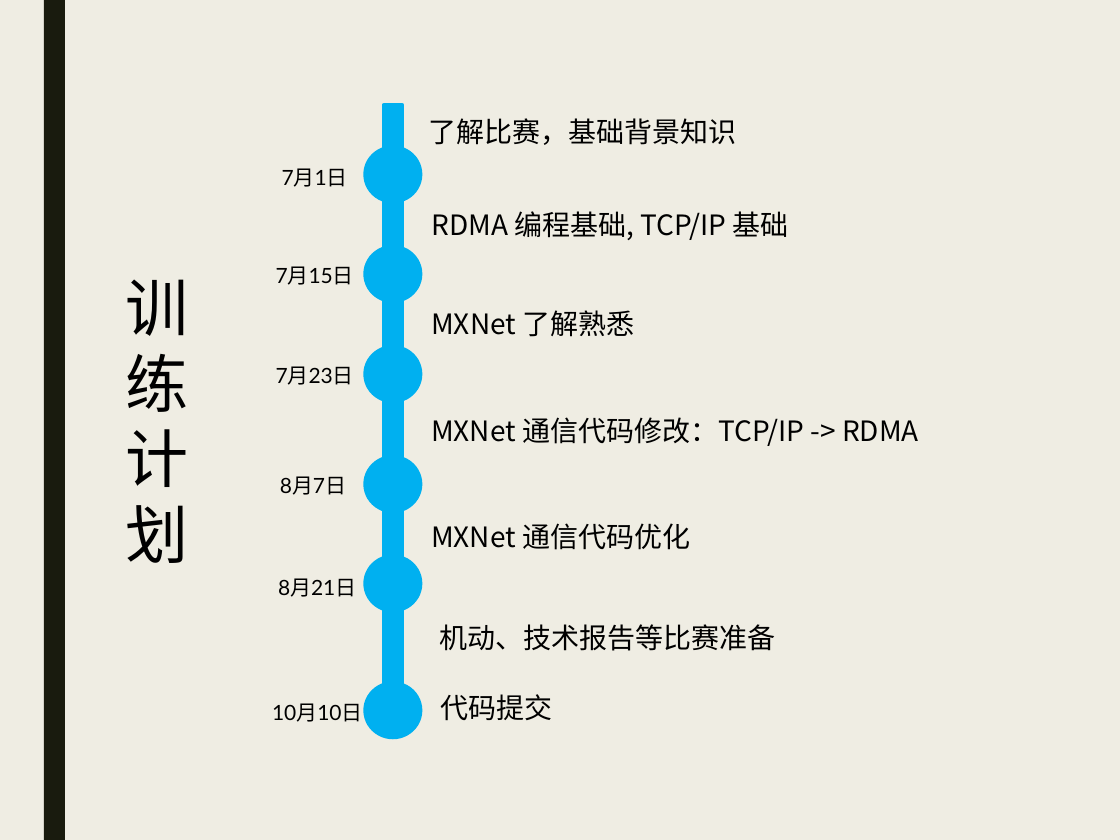
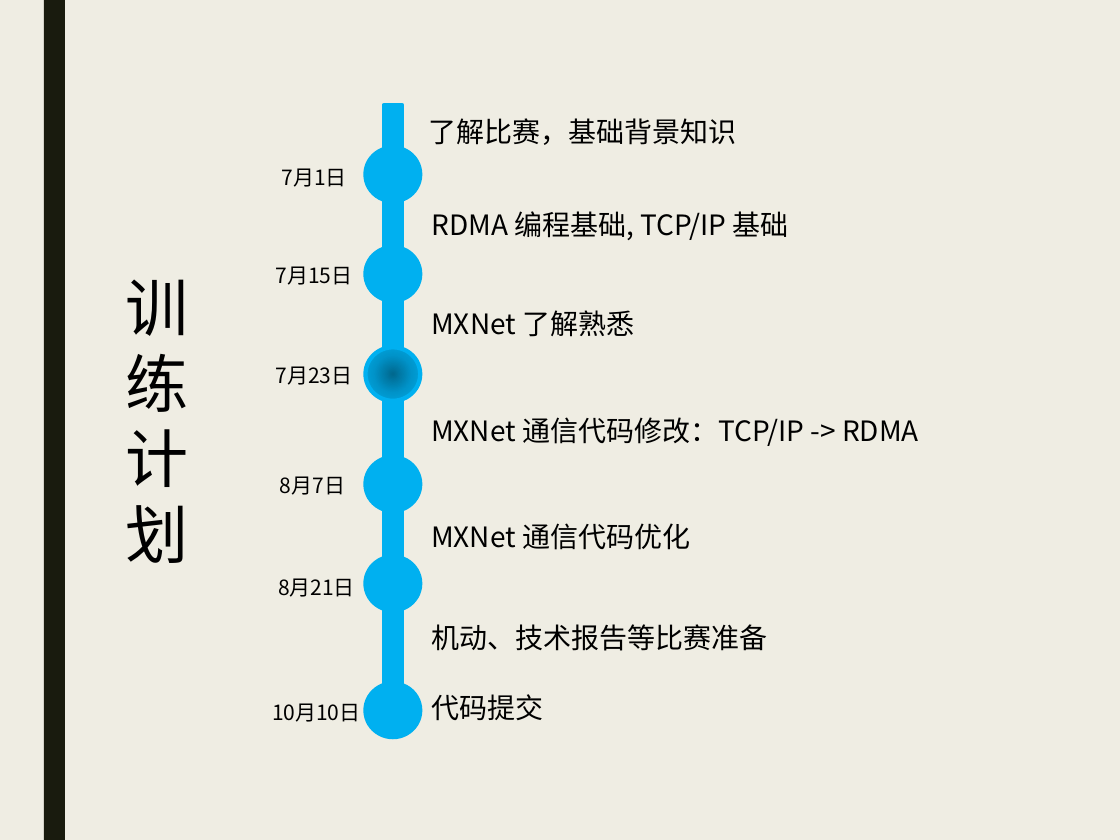
Before and after one commit to DavaiZa/ReadingNotes, a slide deck: slide 7 of RDMA2017/presentations/Week3.pptx (slide 2 before the commit). Drawn at 1120x840 pixels with LibreOffice and Linux fonts; fonts in the diff are those of the drawing. Boxes give left, top, right and bottom in pixels: in the first picture for what was removed or moved away, otherwise in the second. Text is boxed around its words. In the diff, an @@ line names an element or a change of style, - is before the commit and + after.

```diff
--- a/RDMA2017/presentations/Week3.pptx
+++ b/RDMA2017/presentations/Week3.pptx
@@ ellipse at (365, 347, 420, 401): fill #00B0F0 to gradient #00688E to #0094CA to #00B0F0 @@
@@ text "机动、技术报告等比赛准备": place and size @@
-text "机动、技术报告等比赛准备" at (439, 624, 775, 651)
+text "机动、技术报告等比赛准备" at (431, 624, 767, 651)
@@ text "代码提交": place and size @@
-text "代码提交" at (441, 694, 553, 721)
+text "代码提交" at (431, 694, 543, 721)
@@ font Lato to Noto Sans CJK SC in 6 elements at (282, 168, 347, 187), (276, 266, 353, 285), (276, 366, 353, 385), (280, 476, 345, 495), (278, 578, 355, 597), (272, 703, 360, 722) @@
```
Also in this commit, not shown: 1 other slide changed, 5 slides added, 2 other files.
